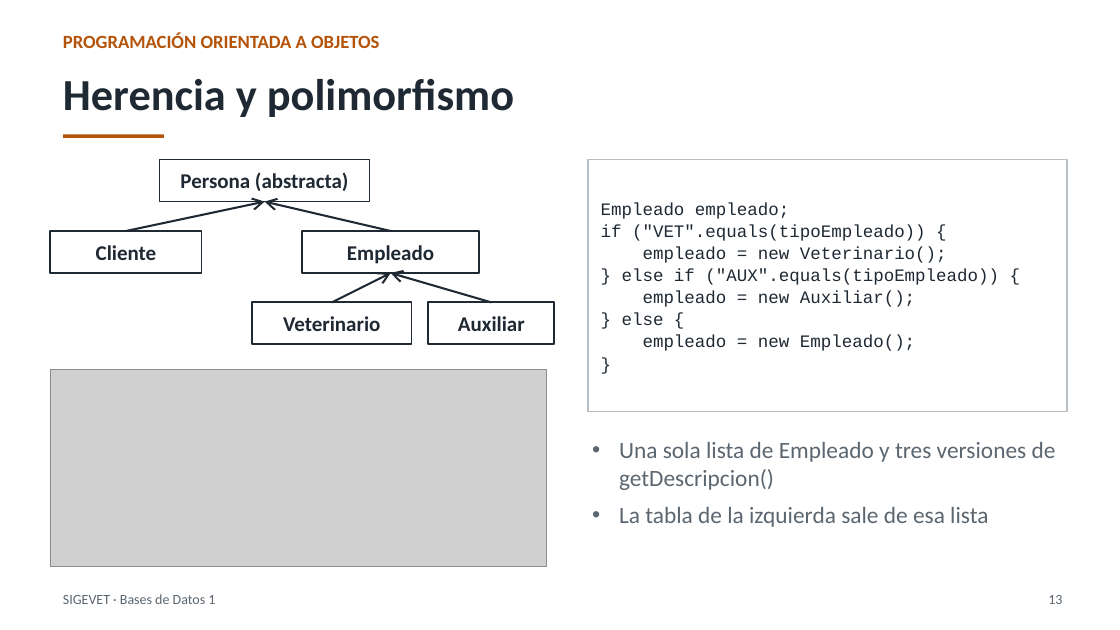
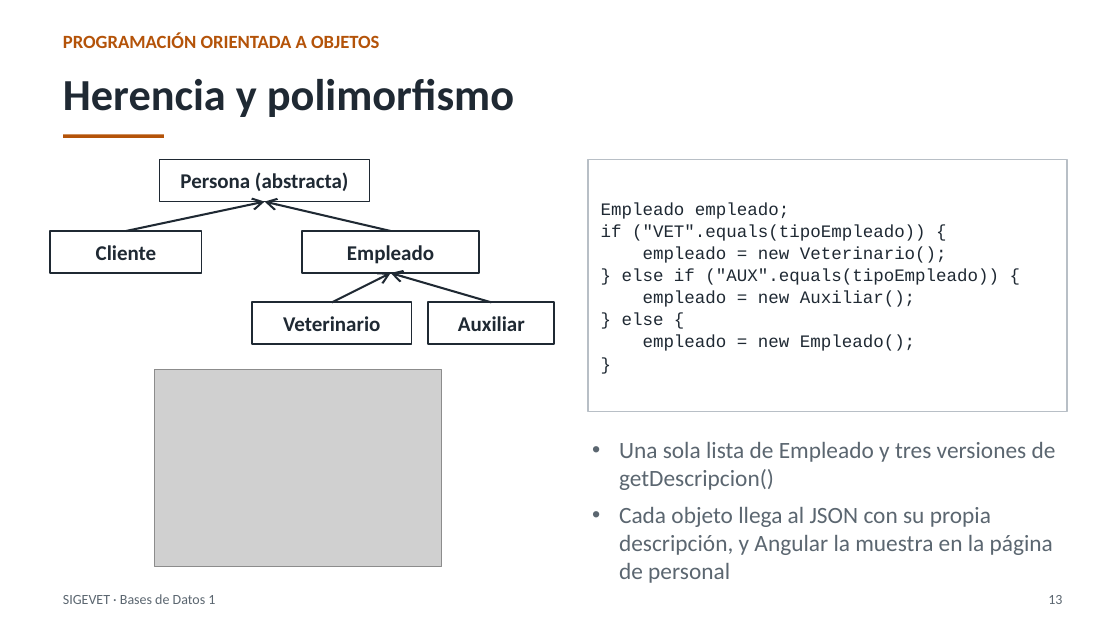
Before and after one commit to Estarlan/proyecto-bd1-sigevet, a slide deck: slide 13 of documentos/final/Presentacion_Sustentacion_SIGEVET.pptx. Drawn at 1120x630 pixels with LibreOffice and Linux fonts; fonts in the diff are those of the drawing; grey boxes stand for pictures. Boxes give left, top, right and bottom in pixels: in the first picture for what was removed or moved away, otherwise in the second. Text is boxed around its words. In the diff, an @@ line names an element or a change of style, - is before the commit and + after.

```diff
--- a/documentos/final/Presentacion_Sustentacion_SIGEVET.pptx
+++ b/documentos/final/Presentacion_Sustentacion_SIGEVET.pptx
@@ picture: place and size @@
-picture at (50,370,546,567)
+picture at (155,370,442,567)
@@ text at (619,507,1053,583): text changed @@
-• La tabla de la izquierda sale de esa lista
+• Cada objeto llega al JSON con su propia descripción, y Angular la muestra en la página de personal
```
Also in this commit, not shown: 2 other slides changed.
